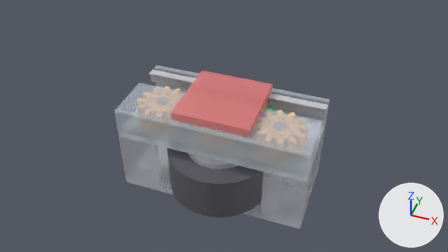
What one commit did to the Blender file 2-0/kasseta/Рольганг_2204.blend.
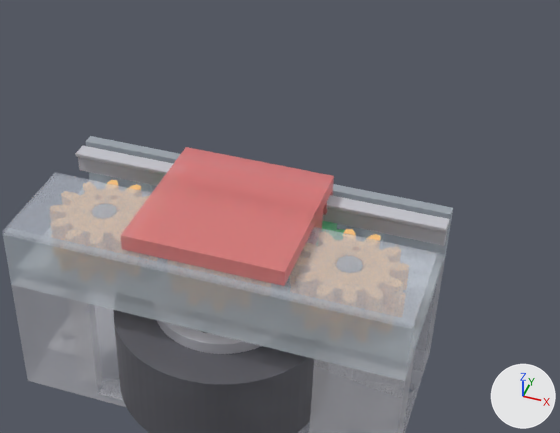
There are two pictures of each version: one from the file's camera 'Камера', one close up on the part from 25% to 85% of the width and 0% to 82% of the height. Arrows for +X, +Y and +Z are at lower right; the lights stay in place. The older version's two pictures come first.

Objects in the first close-up: 'гимбал 2204 (неподвижен)', 'крышка над верхними шестернями', 'основание: верх — палуба со штырьками (на клей)', 'основание: низ', 'рельс тележки', 'тележка 20 мм с рейкой', 'фланец на торец мотора' and 3 more.
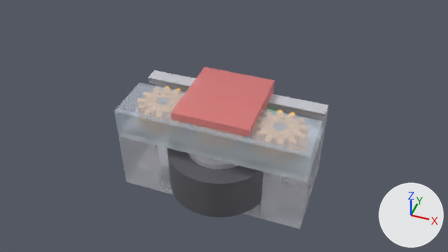
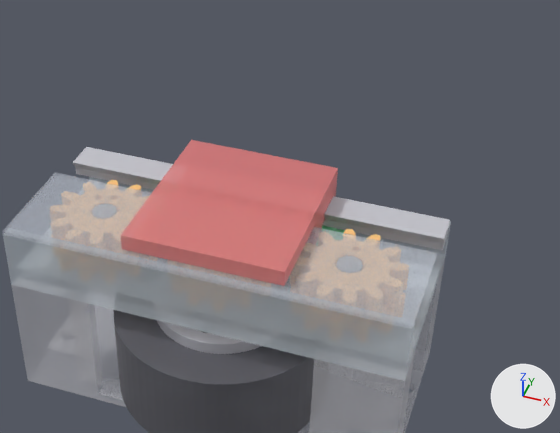
Location of each change, (x1, y1, x2, y2) in pixels of the close-ups (560 x 433 px; the box of a moved part takes in the faces that stretch with it):
'основание: верх — палуба со штырьками (на клей)', reshaped
    before: (3, 136, 453, 381)
    after: (3, 177, 451, 381)
'тележка 20 мм с рейкой', reshaped
    before: (121, 147, 334, 286)
    after: (121, 140, 338, 286)
'рельс тележки', reshaped
    before: (75, 146, 450, 246)
    after: (73, 147, 450, 250)
part 1 of me_rg_osnovanie_verh, moved or reshaped
    before: (86, 136, 453, 256)
    after: (89, 177, 451, 256)
part 3 of me_rg_telezhka, built on
    before: (152, 147, 334, 228)
    after: (152, 140, 338, 228)

Patch to the scene script:
```diff
--- a/2-0/kasseta/Рольганг_2204.blend.py
+++ b/2-0/kasseta/Рольганг_2204.blend.py
@@ me_rg_osnovanie_verh @@
 me_rg_osnovanie_verh.from_pydata(...)  # 2332 vertices, 4664 faces; spans x -25.0..25.0, y 0.0..24.0, z 16.8..24.6
 # used by ob_основание__верх___палуба_со_штырьками__на_клей; location = (0.0, 0.0, 0.0)
 # before: 4 (-25.0, 24.0, 24.6) at pixel (90, 136), 5 (-25.0, 22.5, 24.6) at pixel (85, 141), 663 (25.0, 22.5, 24.6) at pixel (451, 214), 664 (25.0, 24.0, 24.6) at pixel (453, 207)
+# me_rg_osnovanie_verh part 1
+for i in [4, 5, 663, 664]: me_rg_osnovanie_verh.vertices[i].co += Vector((0.0, 0.0, -2.2))
 me_rg_osnovanie_verh.materials.append(mat_палуба)
@@ me_rg_rels @@
 # used by ob_рельс_тележки; location = (0.0, 0.0, 0.0)
-me_rg_rels.from_pydata(...)  # 16 vertices, 28 faces; spans x -25.0..25.0, y 19.4..21.6, z 21.5..24.5
+me_rg_rels.from_pydata(...)  # 12 vertices, 20 faces; spans x -25.0..25.0, y 18.4..22.6, z 21.5..23.8
+# me_rg_rels part 2: the whole mesh is rebuilt
 me_rg_rels.materials.append(mat_рельс)
@@ me_rg_telezhka @@
 # used by ob_тележка_20_мм_с_рейкой; location = (0.0, 0.0, 0.0)
-me_rg_telezhka.from_pydata(...)  # 88 vertices, 172 faces; spans x -10.0..10.0, y 1.6..22.0, z 21.5..27.2
+me_rg_telezhka.from_pydata(...)  # 76 vertices, 148 faces; spans x -10.0..10.0, y 1.6..23.9, z 21.5..27.2
+# me_rg_telezhka part 3
+# 26 vertices are removed from x -10.0..10.0, y 17.5..22.0, z 23.2..27.2
+# 58 faces are deleted
+# 7 vertices are added at x -10.0, y 17.5..23.9, z 22.6..27.2
+# 7 new vertices lie (20.0, 0.0, 0.0) away from vertices in x -10.0, y 17.5..23.9, z 22.6..27.2
+# 34 new faces join them
 me_rg_telezhka.materials.append(mat_тележка)
```
